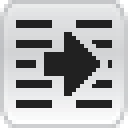
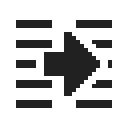
Before/after of a 128×128 layered artwork. What changed in the layer stack:
hid "Layer 1" over [0, 0, 128, 128]
